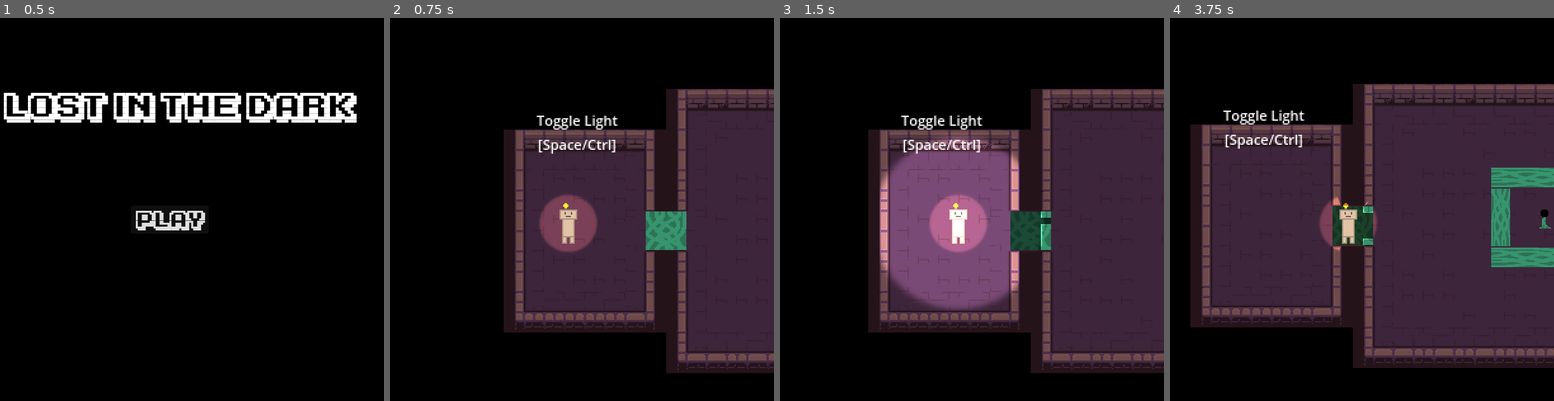
Above: before the commit, frames 1-4 (left to right).
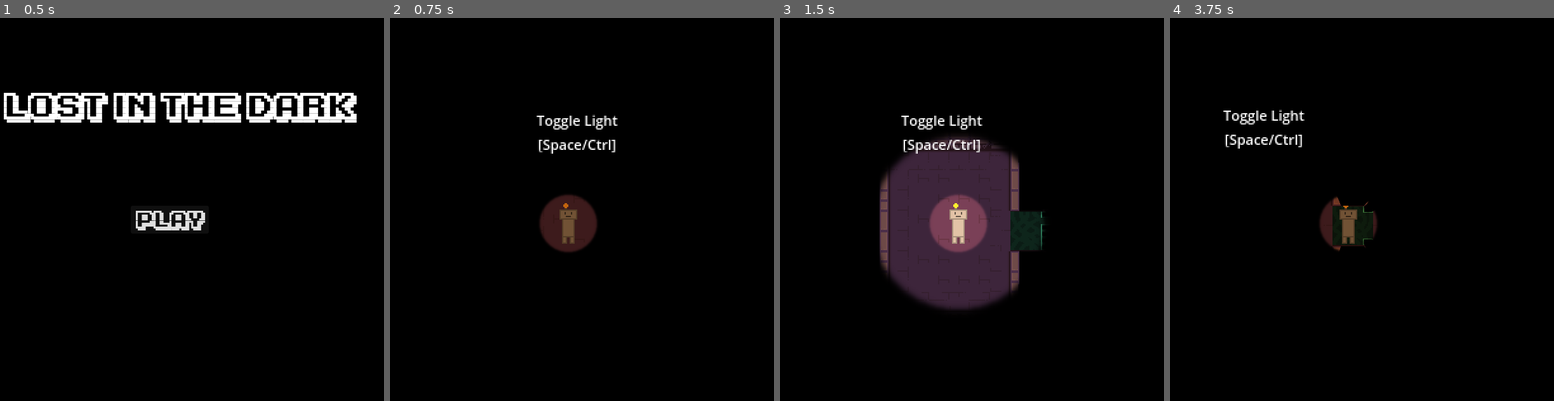
Above: after the commit, the same moments.

Repository: CookieCherith0969/GDM-Assignment-4
Game: Godot game, scene res://Scenes/StartMenu.tscn
Same seed, same stepped clock (60 frames per second), same inputs: the game is played once before the commit and once after it.
Inputs (mouse positions are in pixels of both pictures, inside the frame that each line leads up to):
- Up to frame 1 (0.5 s): no input
- Up to frame 2 (0.75 s): click "PLAY" at 0.5 s
- Up to frame 3 (1.5 s): tap Enter at 1.25 s; move the mouse to (1048, 201) at 1.27 s; hold D (Right) from 1.28 s (still down); hold Space (Light) from 1.28 s (still down)
- Up to frame 4 (3.75 s): move the mouse to (1266, 243) at 2.02 s; release D (Right) at 2.03 s; release Space (Light) at 2.03 s; hold S (Down) 2.03-2.78 s; tap Space (Light) at 2.1, 3.6 s; tap R (Reset) at 2.75 s; move the mouse to (1388, 132) at 2.77 s; hold D (Right) 2.78-3.53 s; hold Space (Light) 2.78-3.53 s; move the mouse to (1327, 305) at 3.52 s; hold W (Up) from 3.53 s (still down)

Frame 1 is identical in both runs. In frame 2, 43% of the frame differs, in the area x 29-100%, y 18-93%; in frame 3, 48%; in frame 4, 61%, in the area x 5-100%, y 17-92%.

Commit message:
Tightened enemy wandering

Diff:
--- a/Scenes/Levels/BatteryLevel.tscn
+++ b/Scenes/Levels/BatteryLevel.tscn
@@ -24,7 +24,6 @@
 layer_0/tile_data = PackedInt32Array(-65538, 196608, 2, -65537, 196608, 2, -131072, 131072, 2, -131071, 196608, 2, -131 …(14793 unchanged characters)…
 
 [node name="CanvasModulate" type="CanvasModulate" parent="."]
-visible = false
 color = Color(0, 0, 0, 1)
 
 [node name="Enemies" type="Node2D" parent="."]
@@ -38,7 +37,7 @@
 scout_num = 2
 
 [node name="Hive3" parent="Enemies" instance=ExtResource("12_nt2eq")]
-position = Vector2(-161, -759)
+position = Vector2(-160, -753)
 
 [node name="Objects" type="Node2D" parent="."]
 
@@ -209,24 +208,16 @@
 
 [node name="InvertedDecoLight" parent="." instance=ExtResource("15_3jseq")]
 position = Vector2(-1, -234)
-texture_scale = 0.777778
-radius = 35.0
 
 [node name="InvertedDecoLight2" parent="." instance=ExtResource("15_3jseq")]
 position = Vector2(-50, -636)
-texture_scale = 0.777778
-radius = 35.0
 
 [node name="InvertedDecoLight3" parent="." instance=ExtResource("15_3jseq")]
 position = Vector2(-161, -706)
-texture_scale = 0.777778
-radius = 35.0
 power_id = 3
 
 [node name="InvertedDecoLight4" parent="." instance=ExtResource("15_3jseq")]
 position = Vector2(0, -816)
-texture_scale = 0.777778
-radius = 35.0
 power_id = 3
 
 [node name="InvertedDecoLight5" parent="." instance=ExtResource("15_3jseq")]
--- a/Scenes/Levels/Tutorial.tscn
+++ b/Scenes/Levels/Tutorial.tscn
@@ -12,12 +12,10 @@
 [ext_resource type="PackedScene" path="res://Scenes/LevelExit.tscn" id="9_k4sq3"]
 [ext_resource type="PackedScene" path="res://Scenes/hive.tscn" id="10_6yq8q"]
 [ext_resource type="PackedScene" uid="uid://kgh665ni5kcx" path="res://Scenes/inverted_deco_light.tscn" id="13_1tqma"]
-[ext_resource type="PackedScene" uid="uid://24gtspt7nbjk" path="res://Scenes/deco_light.tscn" id="13_by1bg"]
 
 [node name="TutorialLevel" type="Node2D"]
 
 [node name="CanvasModulate" type="CanvasModulate" parent="."]
-visible = false
 color = Color(0, 0, 0, 1)
 
 [node name="Label" type="Label" parent="."]
@@ -128,7 +126,4 @@
 texture_scale = 1.0
 radius = 45.0
 
-[node name="DecoLight" parent="." instance=ExtResource("13_by1bg")]
-position = Vector2(471, 10)
-
 [connection signal="failed_open" from="Objects/LockedDoor" to="Label2" method="reveal"]
--- a/Scripts/enemy.gd
+++ b/Scripts/enemy.gd
@@ -65,7 +65,7 @@
 		if shuffle_timer > current_shuffle_frequency:
 			shuffle_timer -= current_shuffle_frequency
 			current_shuffle_frequency = randfn(shuffle_frequency, 0.5)
-			nav_agent.target_position = home_hive.global_position + Vector2.from_angle(randf_range(0,2*PI))*randfn(15,5)
+			nav_agent.target_position = home_hive.global_position + Vector2.from_angle(randf_range(0,2*PI))*randfn(13,5)
 
 	if nav_agent.is_navigation_finished():
 		if home_hive and nav_agent.target_position == home_hive.global_position:
Not shown: 1 places in Scenes/Levels/Tutorial.tscn that only renumber resources
